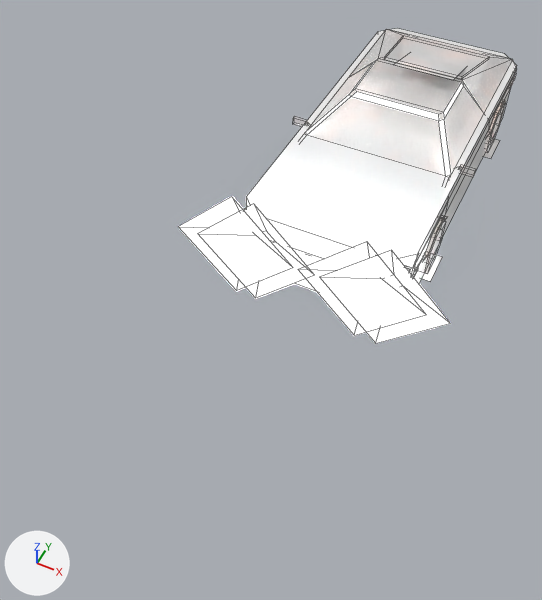
The FBX model Assets/FBX/Cars/Kronos/Kronos.fbx, before and after one commit.
Before and after are seen from a 50 mm lens placed at (3.92, -14.36, 11.68), pointed at (-0.78, -4.96, -0.07). The axes (+X, +Y, +Z) are drawn at lower left. The lights are the same throughout. Mesh edges are drawn as thin lines. Where no turn or scale is listed for an object, it has been applied to the vertices.

The first picture shows 'DeadDamageMesh', 'kronos1', 'kronos_cldr'.
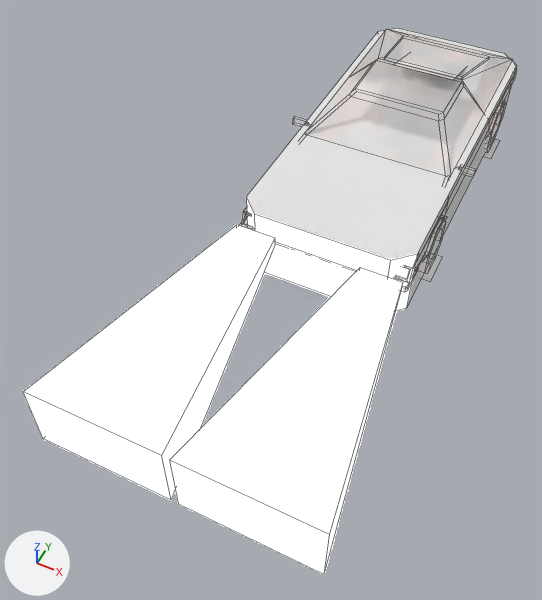
Patch to the scene script:
```diff
--- a/Assets/FBX/Cars/Kronos/Kronos.fbx.py
+++ b/Assets/FBX/Cars/Kronos/Kronos.fbx.py
@@ me_cube @@
 # used by ob_kronos1; location = (0.0, 0.0, 0.0)
-me_cube.from_pydata(...)  # 518 vertices, 467 faces; spans x -2.89..2.89, y -4.99..3.9, z -0.15..2.47
+me_cube.from_pydata(...)  # 502 vertices, 463 faces; spans x -2.64..2.64, y -9.99..3.9, z 0.0..2.21
+# me_cube part 1
+# 32 vertices are removed from x -2.89..2.89, y -4.99..-4.49, z -0.15..2.47
+# 16 faces are deleted
+# 16 vertices are added at x -2.64..2.64, y -9.99..-4.49, z 0.46..1.86
+# 12 new faces join them, mat_retroatlasgodray (white #e7e7e7)
 me_cube.materials.append(mat_retroatlasuniversal)
```

What differs and where, as boxes (x1, y1, x2, y2) in the pictures (542 x 600 px; the box of a moved part takes in the faces that stretch with it):
'kronos1', reshaped: before (179, 60, 483, 343); after (24, 225, 403, 574)
part 1 of me_cube, moved or reshaped: before (179, 197, 450, 343); after (24, 225, 403, 574)
